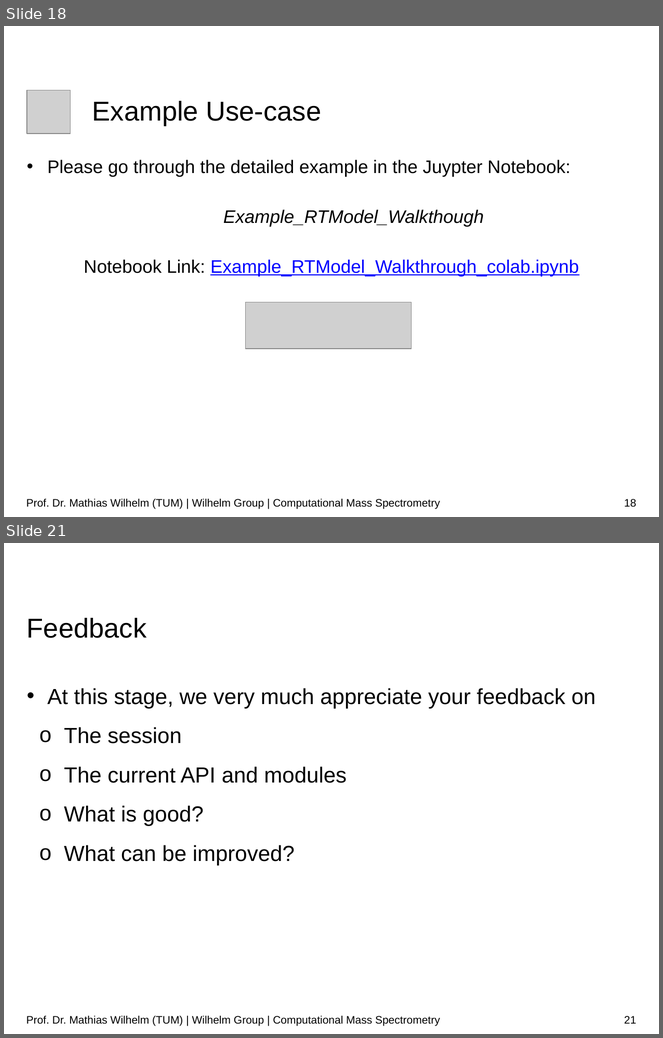
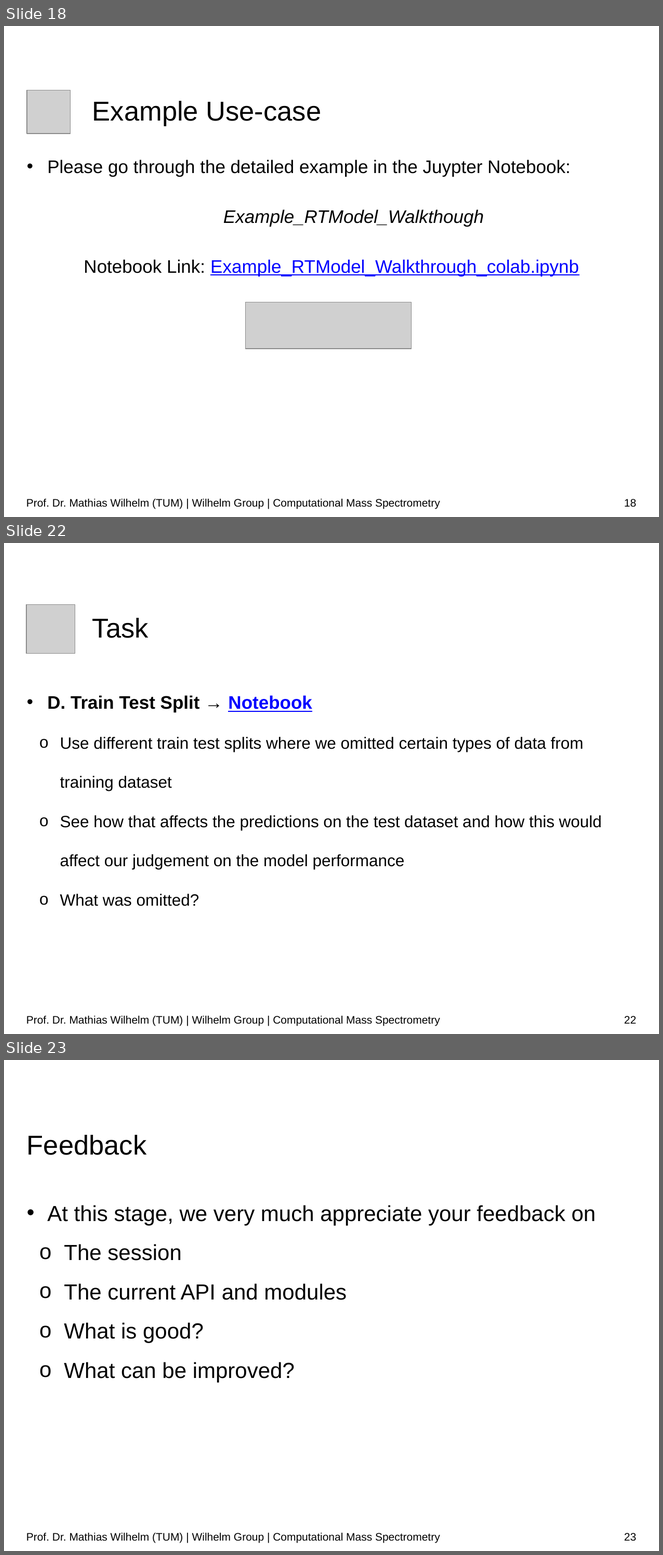
Before and after one commit to wilhelm-lab/dlomix-resources, a slide deck: 01_Intro_Slides_SummerSchool_Sep21.pptx. Shown one above the other, each under a label of ours: slides 18 and 21 before the commit, slides 18, 22 and 23 after it; the slides between them are not shown. The pictures are 663x1038 and 663x1555 pixels, drawn with LibreOffice and Linux fonts; fonts in the diff are those of the drawing; grey boxes stand for pictures; background and template pictures are left out. Boxes give left, top, right and bottom in pixels: in the first picture for what was removed or moved away, otherwise in the second. Text is boxed around its words. In the diff, an @@ line names an element or a change of style, - is before the commit and + after.

Commit message:
updated slides (task slides, removed mape)

```diff
--- a/01_Intro_Slides_SummerSchool_Sep21.pptx
+++ b/01_Intro_Slides_SummerSchool_Sep21.pptx
@@ slide 22 added at [4, 543, 659, 1034], background #FFFFFF @@
@@ picture added at [26, 604, 75, 653] @@
@@ title added at [92, 618, 149, 638], 30 pt, text #000000 @@
+Task
@@ text added at [47, 695, 602, 906], 18 pt, text #000000 @@
+• D. Train Test Split → Notebook
+  o Use different train test splits where we omitted certain types of data from training dataset
+  o See how that affects the predictions on the test dataset and how this would affect our judgement on the model performance
+  o What was omitted?
@@ text added at [26, 1016, 440, 1026], 12 pt, text #000000 @@
+Prof. Dr. Mathias Wilhelm (TUM) | Wilhelm Group | Computational Mass Spectrometry
@@ page number added at [624, 1016, 636, 1024], 12 pt, text #000000 @@
+22
@@ what was slide 21 is now slide 23 @@
@@ page number at [624, 1533, 636, 1542]: text changed @@
-21
+23
```
Also in this commit, not shown: 2 slides changed, 1 other slide added.
